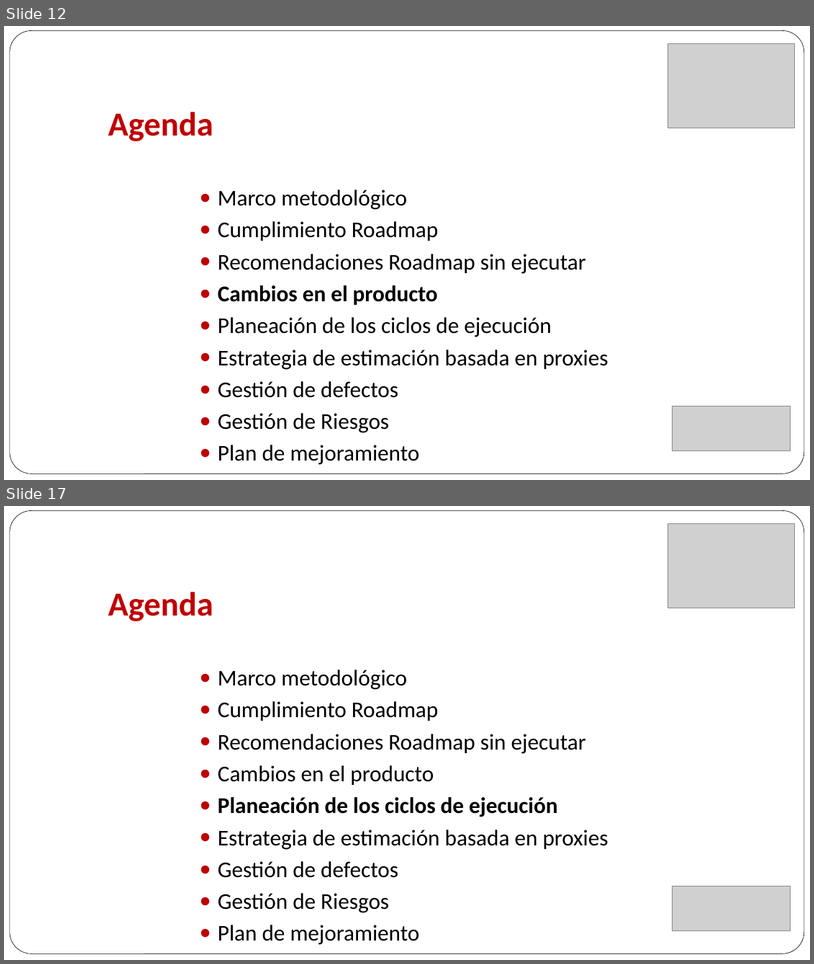
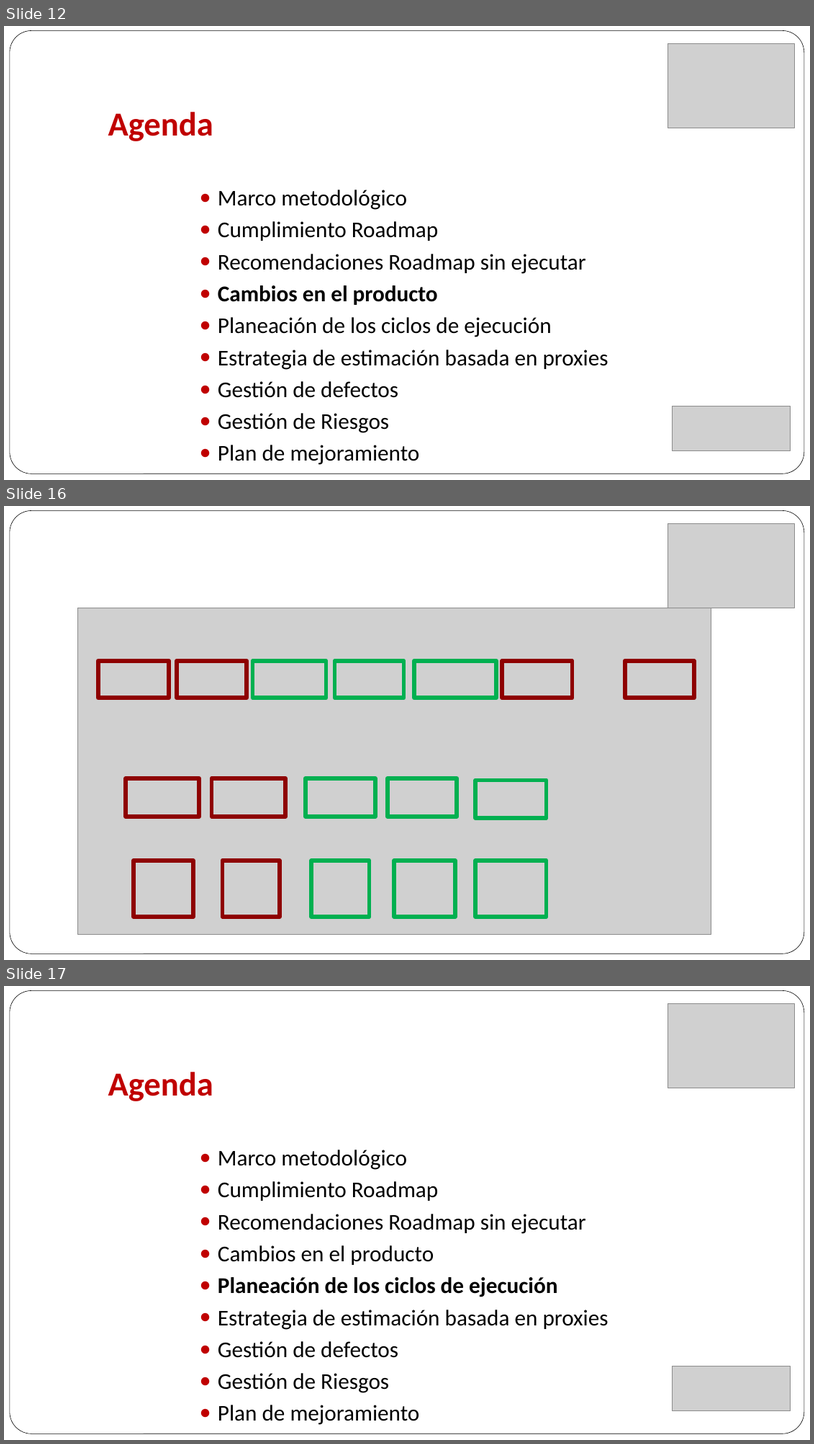
Before and after one commit to maforero/fejunesjuma, a slide deck: Projecto 3/Presenacion/Arquitectura Objetivo MPLA.pptx. Shown one above the other, each under a label of ours: slides 12 and 17 before the commit, slides 12, 16 and 17 after it; the slides between them are not shown. The pictures are 814x964 and 814x1444 pixels, drawn with LibreOffice and Linux fonts; fonts in the diff are those of the drawing; grey boxes stand for pictures. Boxes give left, top, right and bottom in pixels: in the first picture for what was removed or moved away, otherwise in the second. Text is boxed around its words. In the diff, an @@ line names an element or a change of style, - is before the commit and + after.

```diff
--- a/Projecto 3/Presenacion/Arquitectura Objetivo MPLA.pptx
+++ b/Projecto 3/Presenacion/Arquitectura Objetivo MPLA.pptx
@@ slide 16 added at box(4, 506, 810, 960), background #FFFFFF; not listed: 1 template element that a slide beside it also shows @@
@@ picture added at box(669, 523, 795, 608) @@
@@ picture added at box(78, 608, 712, 934) @@
@@ rectangle added at box(98, 661, 169, 698), outline #8E0000 5 pt @@
@@ rectangle added at box(177, 661, 247, 698), outline #8E0000 5 pt @@
@@ rectangle added at box(252, 661, 326, 698), outline #00B050 5 pt @@
@@ rectangle added at box(335, 661, 404, 698), outline #00B050 5 pt @@
@@ rectangle added at box(415, 661, 497, 698), outline #00B050 5 pt @@
@@ rectangle added at box(502, 661, 573, 698), outline #8E0000 5 pt @@
@@ rectangle added at box(625, 661, 694, 698), outline #8E0000 5 pt @@
@@ rectangle added at box(126, 778, 199, 816), outline #8E0000 5 pt @@
@@ rectangle added at box(212, 778, 286, 816), outline #8E0000 5 pt @@
@@ rectangle added at box(306, 778, 376, 816), outline #00B050 5 pt @@
@@ rectangle added at box(388, 778, 457, 816), outline #00B050 5 pt @@
@@ rectangle added at box(476, 780, 547, 818), outline #00B050 5 pt @@
@@ rectangle added at box(134, 860, 193, 917), outline #8E0000 5 pt @@
@@ rectangle added at box(222, 860, 279, 917), outline #8E0000 5 pt @@
@@ rectangle added at box(312, 860, 370, 917), outline #00B050 5 pt @@
@@ rectangle added at box(395, 860, 456, 917), outline #00B050 5 pt @@
@@ rectangle added at box(476, 860, 547, 917), outline #00B050 5 pt @@
```
Also in this commit, not shown: 13 slides changed, 2 other slides added, 5 slides removed.
